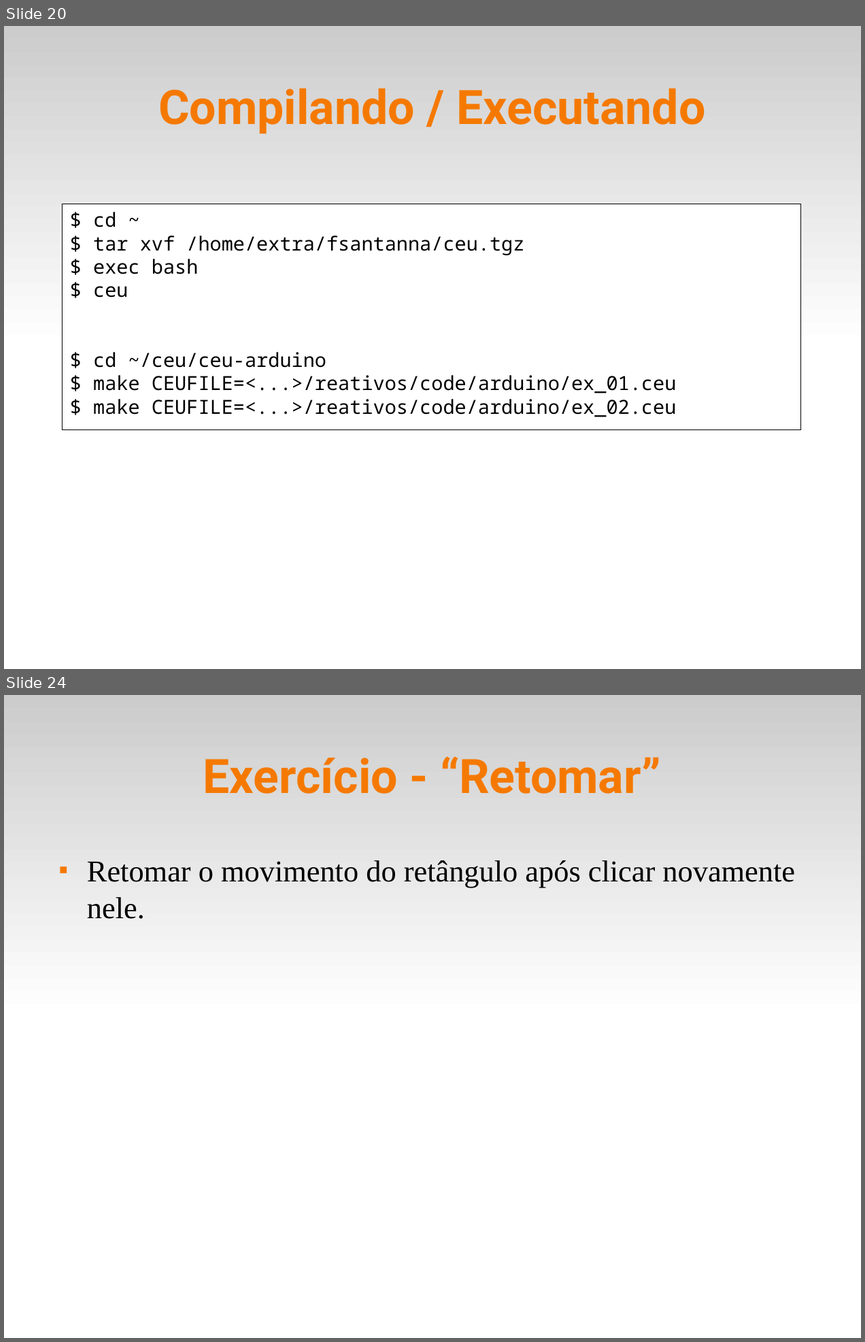
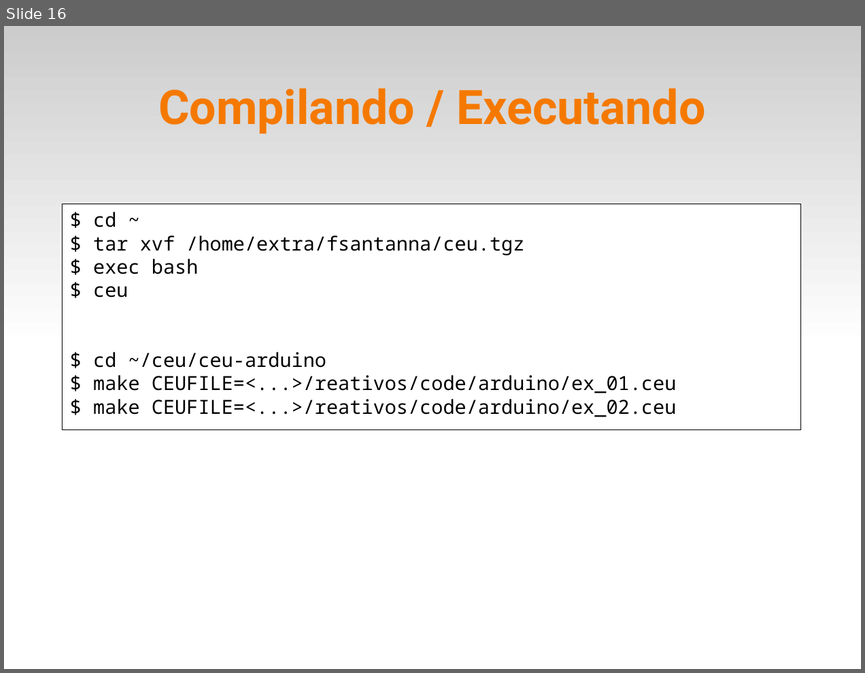
Before and after one commit to fsantanna-uerj/reativos, a slide deck: slides/05_ceu.odp. Shown one above the other, each under a label of ours: slides 20 and 24 before the commit, slide 16 after it; the slides between them are not shown. The pictures are 865x1342 and 865x673 pixels, drawn with LibreOffice and Linux fonts; fonts in the diff are those of the drawing. Boxes give left, top, right and bottom in pixels: in the first picture for what was removed or moved away, otherwise in the second. Text is boxed around its words. In the diff, an @@ line names an element or a change of style, - is before the commit and + after.

```diff
--- a/slides/05_ceu.odp
+++ b/slides/05_ceu.odp
@@ slide 24 removed at bbox=[4, 695, 861, 1338], background #FFFFFF; not listed: 1 template element that a slide beside it also shows @@
@@ title removed at bbox=[203, 756, 661, 794] @@
-Exercício - “Retomar”
@@ text removed at bbox=[87, 860, 795, 919] @@
-■ Retomar o movimento do retângulo após clicar novamente nele.
@@ what was slide 20 is now slide 16 @@
```
Also in this commit, not shown: 19 other slides removed, 3 other files.
